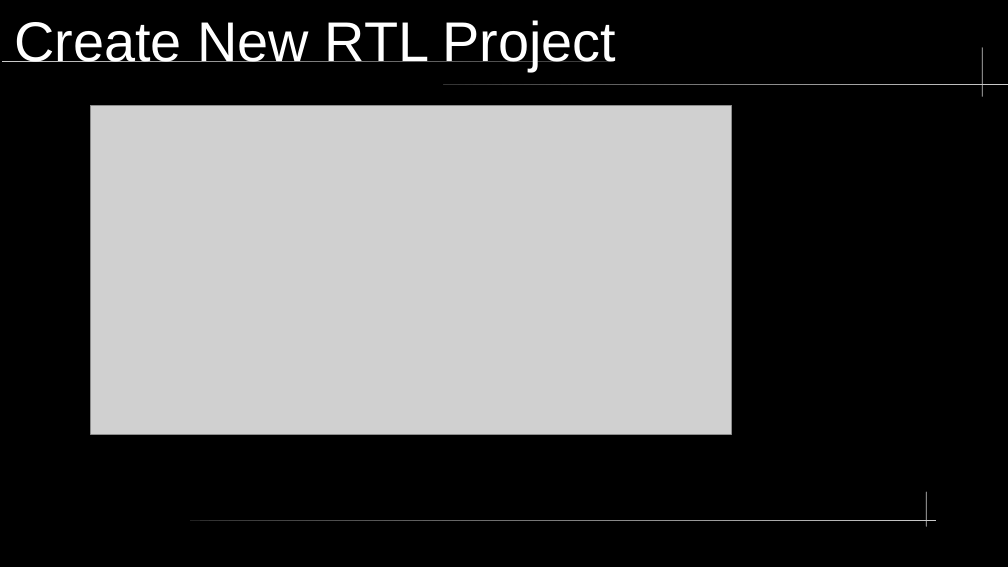
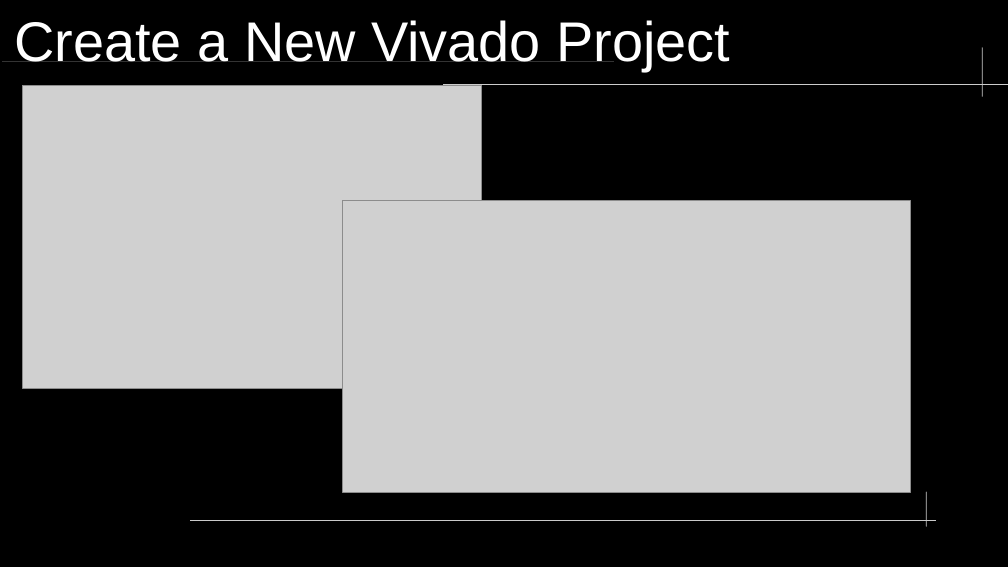
Before and after one commit to neiderm/retro_comp_fpga, a slide deck: slide 2 of docs/soc_t80_vga.odp. Drawn at 1008x567 pixels with LibreOffice and Linux fonts; fonts in the diff are those of the drawing; grey boxes stand for pictures; background and template pictures are left out. Boxes give left, top, right and bottom in pixels: in the first picture for what was removed or moved away, otherwise in the second. Text is boxed around its words. In the diff, an @@ line names an element or a change of style, - is before the commit and + after.

Commit message:
Update install and demo project docs

```diff
--- a/docs/soc_t80_vga.odp
+++ b/docs/soc_t80_vga.odp
@@ title at (14, 20, 730, 71): text changed @@
-Create New RTL Project
+Create a New Vivado Project
@@ picture: place and size @@
-picture at (91, 105, 732, 434)
+picture at (23, 85, 482, 389)
@@ picture added at (343, 200, 911, 492) @@
```
Also in this commit, not shown: 7 other slides changed, 1 slide added, 1 slide removed, 1 other file.
